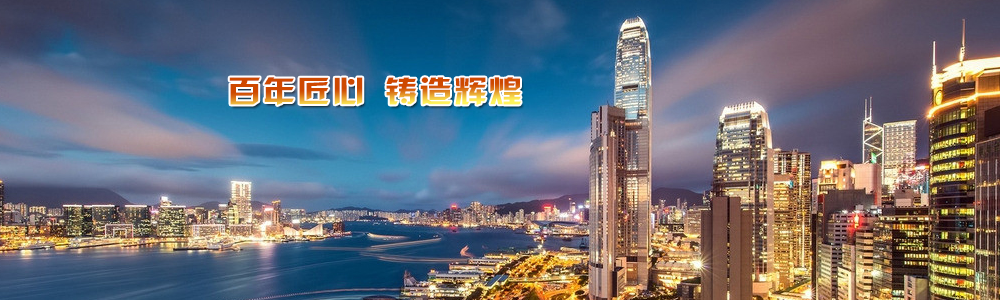
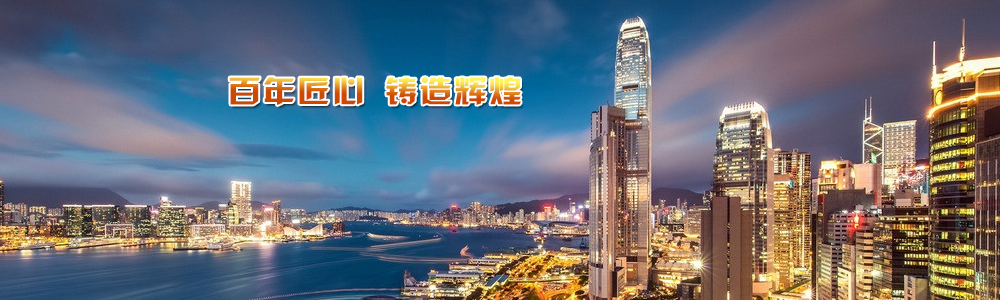
Layers edited between the first and the second 1000×300 image:
pixels changed over box(229, 77, 521, 105) (layer not identified)
